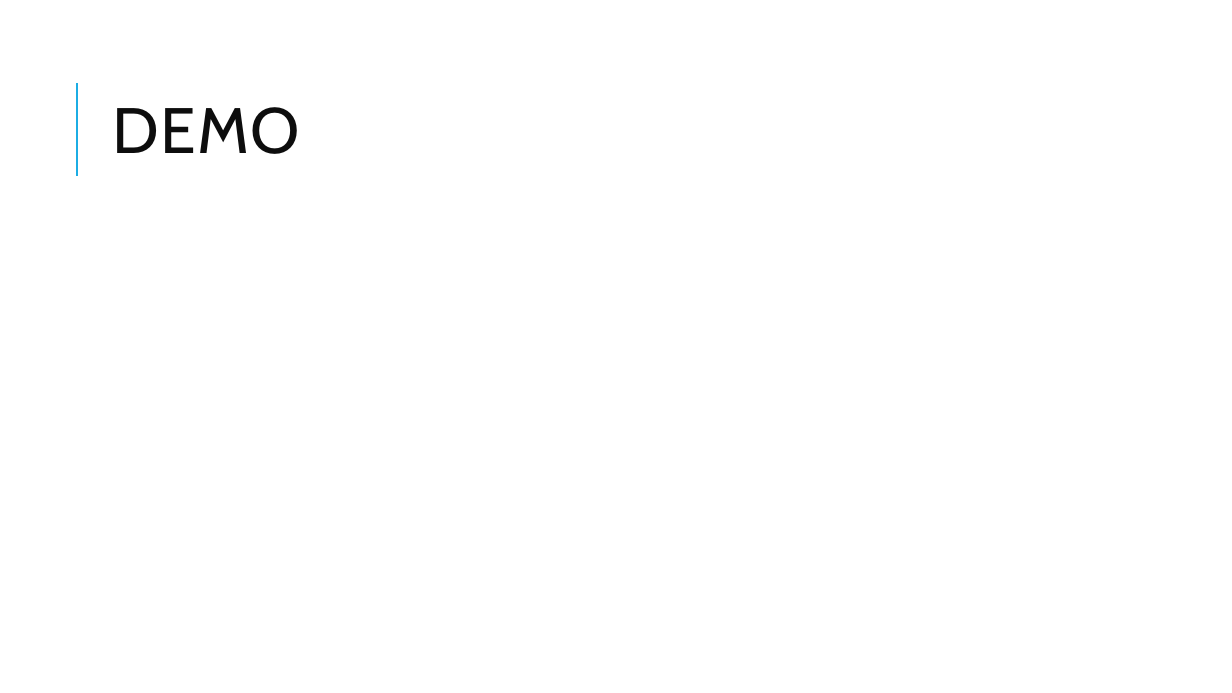
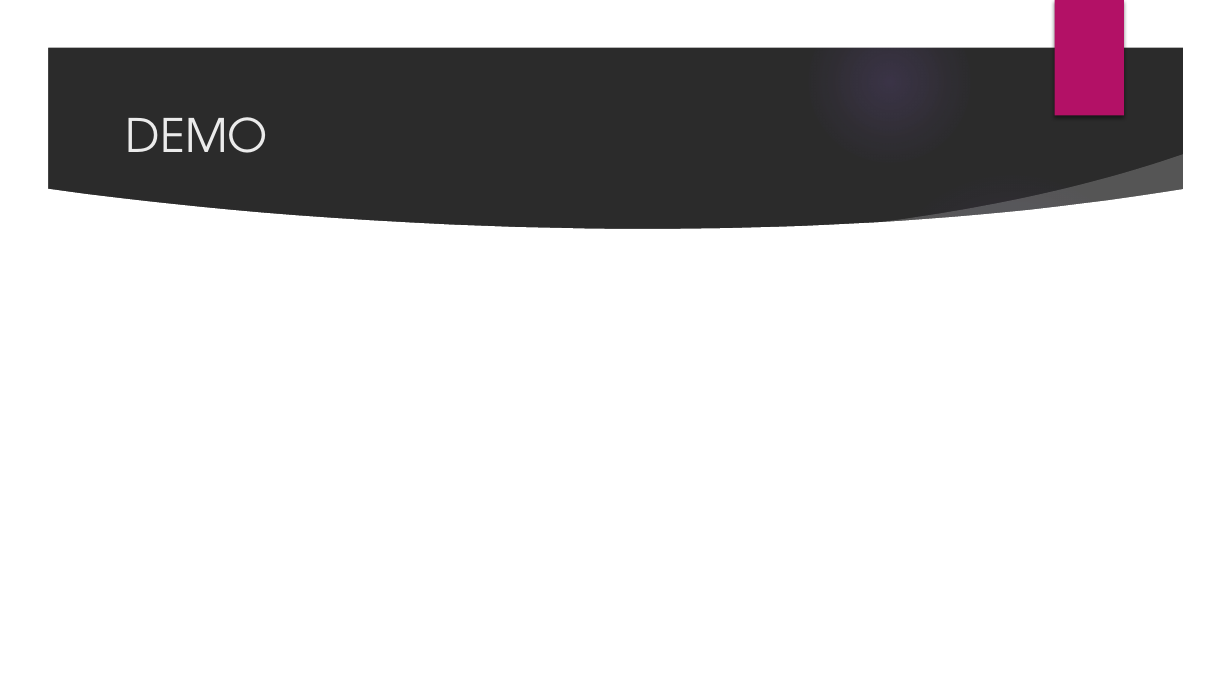
Before and after one commit to TeamAlpha01/Project, a slide deck: slide 10 of Demo PPT/Demo Template.pptx. Drawn at 1232x693 pixels with LibreOffice and Linux fonts; fonts in the diff are those of the drawing; background and template pictures are left out; a plain dark background stands for a picture behind light text. Boxes give left, top, right and bottom in pixels: in the first picture for what was removed or moved away, otherwise in the second. Text is boxed around its words. In the diff, an @@ line names an element or a change of style, - is before the commit and + after.

Commit message:
Refined Demo PPT

```diff
--- a/Demo PPT/Demo Template.pptx
+++ b/Demo PPT/Demo Template.pptx
@@ background #FFFFFF to picture (left out) @@
@@ group added at [0,0,1232,693]: 3 freeform shapes, 2 ellipses @@
@@ rectangle added at [1055,0,1124,116], fill #B31166 @@
@@ line removed from (77, 176) to (77, 83) @@
@@ title "DEMO": place and size @@
-title "DEMO" at [113,107,300,154]
+title "DEMO" at [126,117,268,153]
@@ title "DEMO" at [126,117,268,153]: size 50 to 36 pt, font Cabin to TeX Gyre Adventor, text colour #0D0D0D to #EBEBEB, letter spacing 1 to 0 pt; line spacing 0.8 to 1 @@
```
Also in this commit, not shown: 10 other slides changed, 1 slide added, 1 slide removed.
